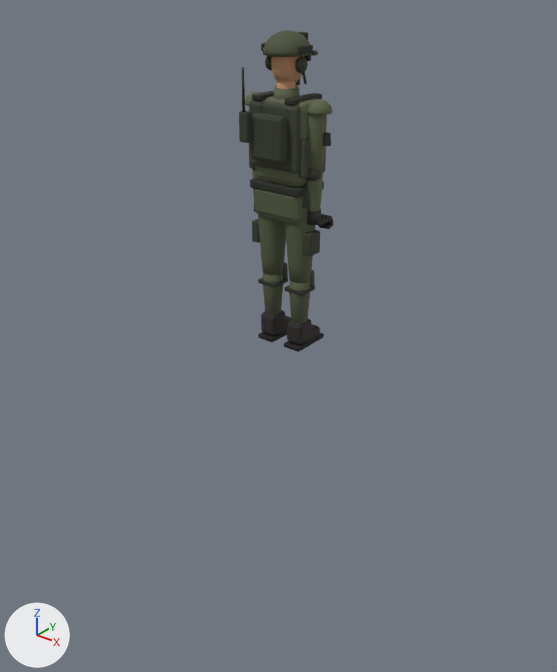
Two versions of the Blender file tools/soldier/soldier.blend, one commit apart.
One viewpoint serves both versions: a 50 mm lens placed at (2.62, -3.34, 2.09), pointed at (0.05, -0.14, 0.1). Arrows for +X, +Y and +Z are at lower left; the lights stay in place. The first picture is the older version.

The scene before the commit, as lines of its bpy script (objects in view):
```python
ob_elbowl = bpy.data.objects.new('elbowL', None)
ob_elbowl.parent = ob_shoulderl
ob_elbowl.location = (0.0, 0.0, -0.3)
ob_elbowr = bpy.data.objects.new('elbowR', None)
ob_elbowr.parent = ob_shoulderr
ob_elbowr.location = (0.0, 0.0, -0.3)
ob_elbowr_pouch = bpy.data.objects.new('elbowR_pouch', me_elbowr_pouch)
ob_elbowr_pouch.parent = ob_elbowr
ob_elbowr_pouch.location = (0.0, 0.0, 0.0)
ob_head = bpy.data.objects.new('head', me_head)
ob_head.parent = ob_neck
ob_head.location = (0.0, 0.0, 0.0)
ob_neck = bpy.data.objects.new('neck', None)
ob_neck.parent = ob_spine
ob_neck.location = (0.0, 0.0, 0.46)
ob_neck_helmet = bpy.data.objects.new('neck_helmet', me_neck_helmet)
ob_neck_helmet.parent = ob_neck
ob_neck_helmet.location = (0.0, 0.0, 0.0)
ob_neck_pouch = bpy.data.objects.new('neck_pouch', me_neck_pouch)
ob_neck_pouch.parent = ob_neck
ob_neck_pouch.location = (0.0, 0.0, 0.0)
ob_thighr = bpy.data.objects.new('thighR', me_thighr)
ob_thighr.parent = ob_hipr
ob_thighr.location = (0.0, 0.0, 0.0)
# also in view: 'thighL' at (-0.1, 0.0, 0.65); 'upperArmR' at (0.19, 0.0, 1.24); 'torso' at (0.0, 0.0, 1.24); 'spine_pouch' at (-0.01, -0.03, 1.23); 'pelvis' at (0.0, 0.0, 0.88)
```
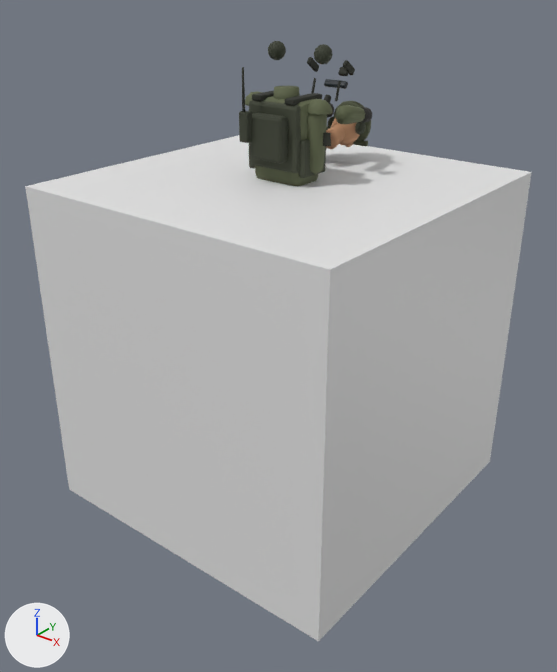
ob_neck is not drawn itself; it is the parent of ob_head, ob_neck_helmet, ob_neck_strap, ob_neck_pouch, ob_neck_lens.
ob_elbowl is not drawn itself; it is the parent of ob_forearml, ob_elbowl_pouch, ob_elbowl_glove, ob_wristl.
ob_elbowr is not drawn itself; it is the parent of ob_forearmr, ob_elbowr_pouch, ob_elbowr_glove, ob_wristr.

Where the newer file only moved an object's origin or applied its transform, the numbers keep the older frame.

Where the change shows, as pixel boxes [x1, y1, x2, y2] in the pictures (557 x 672 px; the box of a moved part takes in the faces that stretch with it):
'Cube', added
    after: [25, 135, 532, 641]
'head', reshaped
    before: [271, 56, 304, 89]
    after: [326, 118, 360, 149]
'neck_helmet', reshaped (32% narrower, 64% taller)
    before: [263, 30, 318, 57]
    after: [334, 101, 371, 146]
'foreArmR', moved, turned
    before: [306, 170, 323, 212]
    after: [335, 105, 365, 124]
'neck_strap', moved, turned
    before: [261, 32, 313, 86]
    after: [307, 57, 355, 104]
'elbowR_pouch', reshaped
    before: [305, 168, 321, 181]
    after: [314, 44, 333, 64]
'neck_pouch', reshaped
    before: [265, 56, 308, 73]
    after: [327, 116, 366, 135]
'elbowR_glove', moved, turned
    before: [307, 209, 321, 225]
    after: [361, 107, 372, 123]
'neck_lens', moved, turned
    before: [304, 55, 311, 61]
    after: [324, 79, 348, 89]
'handR', moved, turned (not visible afterwards)
    before: [318, 215, 333, 229]
'elbowL_glove', moved, turned (not visible before)
    after: [327, 103, 334, 118]
'foreArmL', moved, turned (not visible afterwards)
    before: [252, 169, 257, 179]
'wristR_strap', moved, turned (not visible afterwards)
    before: [321, 214, 327, 218]
part 1 of me_head, moved or reshaped
    before: [271, 56, 304, 84]
    after: [331, 118, 360, 145]
part 2 of me_head, moved or reshaped
    before: [276, 81, 295, 89]
    after: [326, 124, 345, 149]
part 3 of me_neck_helmet, moved or reshaped
    before: [263, 30, 312, 57]
    after: [334, 101, 371, 141]
part 4 of me_neck_helmet, moved or reshaped
    before: [311, 50, 318, 56]
    after: [353, 140, 368, 146]
part 5 of me_neck_pouch, moved or reshaped
    before: [265, 56, 272, 70]
    after: [327, 116, 335, 129]
part 6 of me_neck_pouch, moved or reshaped
    before: [295, 56, 308, 73]
    after: [355, 122, 366, 135]
part 7 of me_elbowr_pouch, deleted
    before: [305, 168, 321, 181]
part 8 of me_elbowr_pouch, added
    after: [314, 44, 333, 64]

The change in detail:
Material 'Material' (mat_material) is new.
Its base color is (0.8, 0.8, 0.8) (white #e7e7e7).
me_head is used by ob_head; parent ob_neck; location (0.0, 0.0, 0.0).
me_head had 150 vertices, 150 faces and spanned x -0.083..0.083, y -0.092..0.125, z -0.04..0.265.
me_head now has 150 vertices, 150 faces and spans x -0.083..0.083, y 0.191..0.466, z -0.144..0.143.
me_head part 1: the loose piece of 74 vertices spanning x -0.083..0.083, y -0.092..0.102, z 0.035..0.265 is turned -35.5 degrees about the x axis through its middle, then moved by (0.0, 0.354, -0.116).
me_head part 2: the loose piece of 20 vertices spanning x -0.052..0.052, y -0.065..0.045, z -0.04..0.08 is turned -35.5 degrees about the x axis through its middle, then moved by (0.0, 0.281, -0.084).
Other edits to the shape of me_head do not show in these pictures.
me_neck_helmet is used by ob_neck_helmet; parent ob_neck; location (0.0, 0.0, 0.0).
me_neck_helmet had 137 vertices, 135 faces and spanned x -0.123..0.123, y -0.133..0.137, z 0.184..0.31.
me_neck_helmet now has 137 vertices, 135 faces and spans x -0.123..0.123, y 0.272..0.511, z -0.012..0.196.
me_neck_helmet part 3: the loose piece of 81 vertices spanning x -0.123..0.123, y -0.133..0.133, z 0.195..0.31 is turned -35.5 degrees about the x axis through its middle, then moved by (0.0, 0.414, -0.133).
me_neck_helmet part 4: the loose piece of 56 vertices spanning x -0.1..0.1, y 0.107..0.137, z 0.184..0.21 is turned -35.5 degrees about the x axis through its middle, then moved by (0.0, 0.359, -0.193).
me_neck_pouch is used by ob_neck_pouch; parent ob_neck; location (0.0, 0.0, 0.0).
me_neck_pouch had 104 vertices, 120 faces and spanned x -0.124..0.124, y -0.053..0.032, z 0.107..0.192.
me_neck_pouch now has 104 vertices, 120 faces and spans x -0.124..0.124, y 0.304..0.389, z 0.0..0.085.
me_neck_pouch part 5: the loose piece of 52 vertices spanning x -0.124..-0.076, y -0.053..0.032, z 0.107..0.192 is turned -35.5 degrees about the x axis through its middle, then moved by (0.0, 0.356, -0.108).
me_neck_pouch part 6: the loose piece of 52 vertices spanning x 0.076..0.124, y -0.053..0.032, z 0.107..0.192 is turned -35.5 degrees about the x axis through its middle, then moved by (0.0, 0.356, -0.108).
me_elbowr_pouch is used by ob_elbowr_pouch; parent ob_elbowr; location (0.0, 0.0, 0.0).
me_elbowr_pouch had 52 vertices, 60 faces and spanned x -0.0476..0.0476, y -0.068..0.032, z -0.055..0.045.
me_elbowr_pouch now has 52 vertices, 60 faces and spans x -0.0778..0.0169, y 0.2481..0.3465, z 0.1872..0.286.
me_elbowr_pouch part 7: 52 vertices removed from x -0.0476..0.0476, y -0.068..0.032, z -0.055..0.045.
me_elbowr_pouch part 8: 52 vertices added at x -0.0778..0.0169, y 0.2481..0.3465, z 0.1872..0.286.
Mesh me_cube is new.
It is a box spanning x -1.0..1.0, y -1.0..1.0, z -1.0..1.0.
It uses material mat_material (white #e7e7e7).
Object 'neck' (ob_neck) moves from (0.0, 0.0, 0.46) to (0.0, 0.267, 0.374).
Object 'neck' (ob_neck) turns from (0, 0, 0) to (-36, 0, 0) degrees about x, y and z.
Object 'elbowL' (ob_elbowl) moves from (0.0, 0.0, -0.3) to (0.03, 0.295, -0.0448).
Object 'elbowL' (ob_elbowl) turns from (0, 0, 0) to (81, -0.9, -5.7) degrees about x, y and z.
Object 'elbowR' (ob_elbowr) moves from (0.0, 0.0, -0.3) to (-0.03, 0.295, -0.0448).
Object 'elbowR' (ob_elbowr) turns from (0, 0, 0) to (81, 0.9, 5.7) degrees about x, y and z.
Object 'Cube' (ob_cube) is new; it shows me_cube.
Its location is (0.0, 0.0, 0.0).
